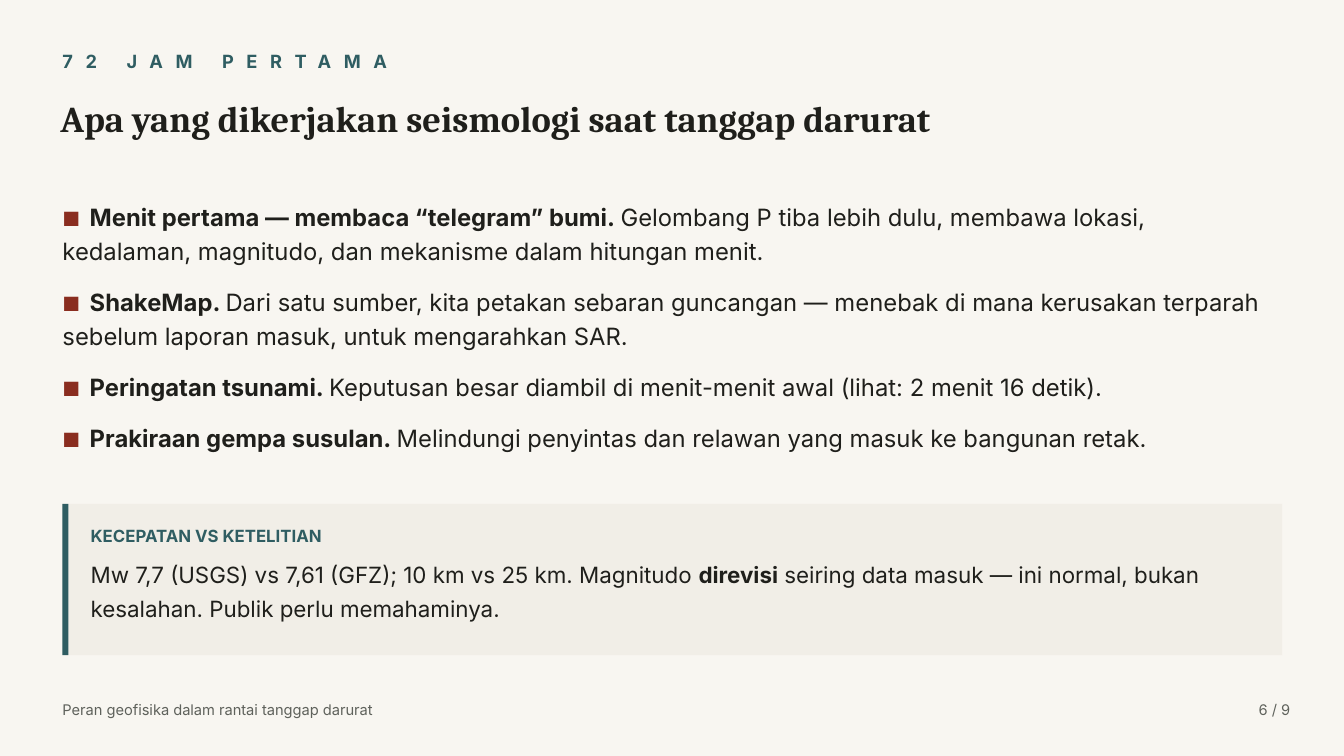
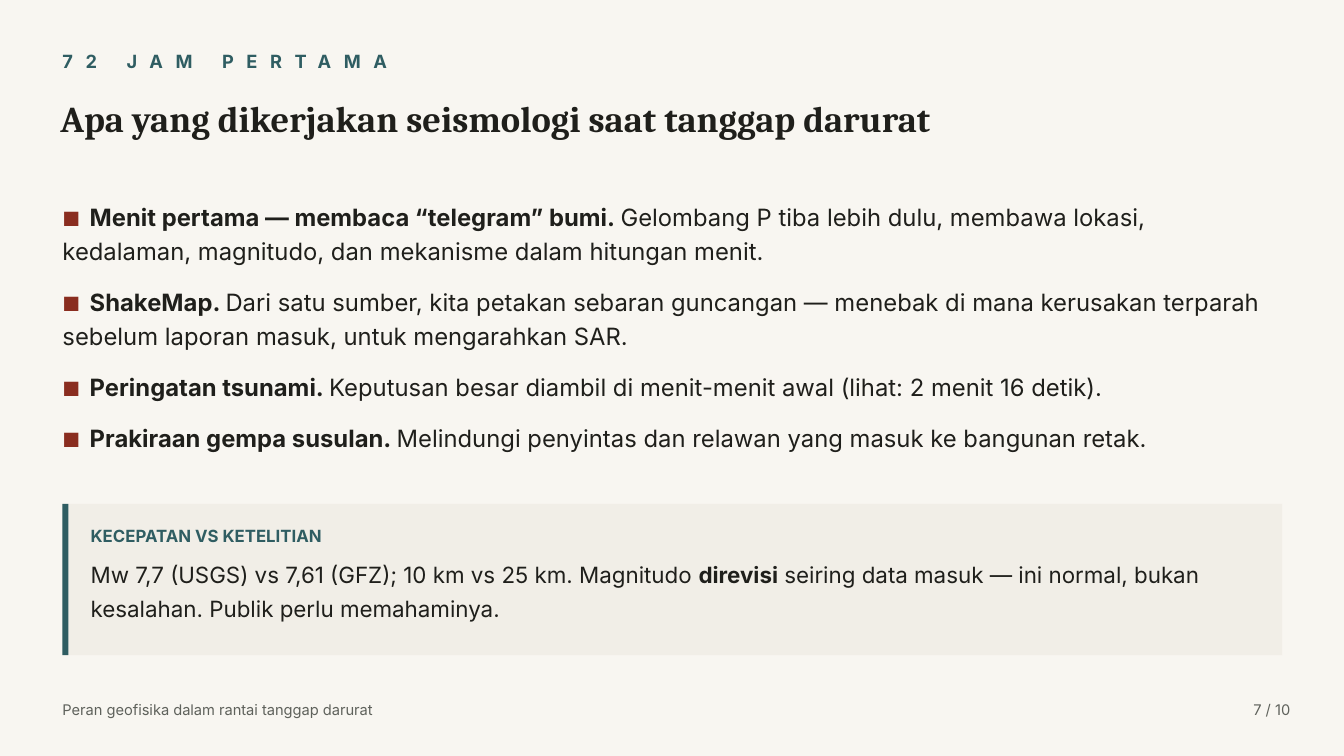
Before and after one commit to maswiet/maswiet.github.io, a slide deck: slide 7 of .design/design-system/elegant-minimalist/outputs/talk-flores-2026/Diskusi_Publik_Gempa_Flores_2026_Wiwit_Suryanto.pptx (slide 6 before the commit). Drawn at 1344x756 pixels with LibreOffice and Linux fonts; fonts in the diff are those of the drawing. Boxes give left, top, right and bottom in pixels: in the first picture for what was removed or moved away, otherwise in the second. Text is boxed around its words. In the diff, an @@ line names an element or a change of style, - is before the commit and + after.

```diff
--- a/.design/design-system/elegant-minimalist/outputs/talk-flores-2026/Diskusi_Publik_Gempa_Flores_2026_Wiwit_Suryanto.pptx
+++ b/.design/design-system/elegant-minimalist/outputs/talk-flores-2026/Diskusi_Publik_Gempa_Flores_2026_Wiwit_Suryanto.pptx
@@ text at <box>1253,704,1290,715</box>: text changed @@
-6 / 9
+7 / 10
```
Also in this commit, not shown: 8 other slides changed, 1 slide added, 8 other files.
